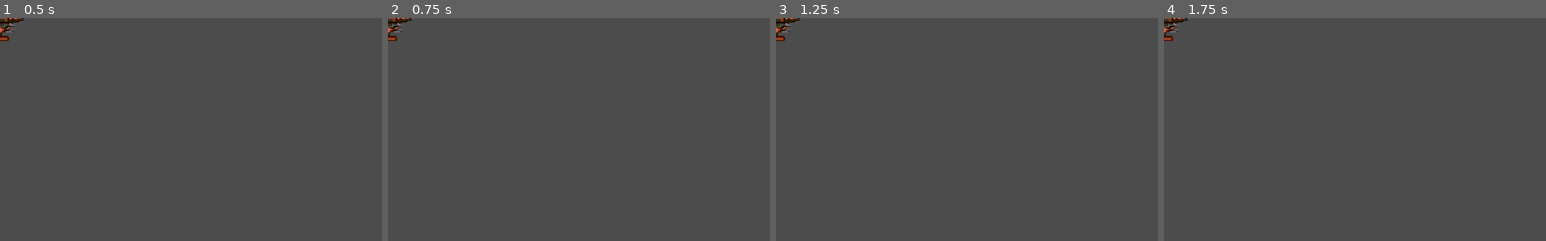
Above: before the commit, frames 1-4 (left to right).
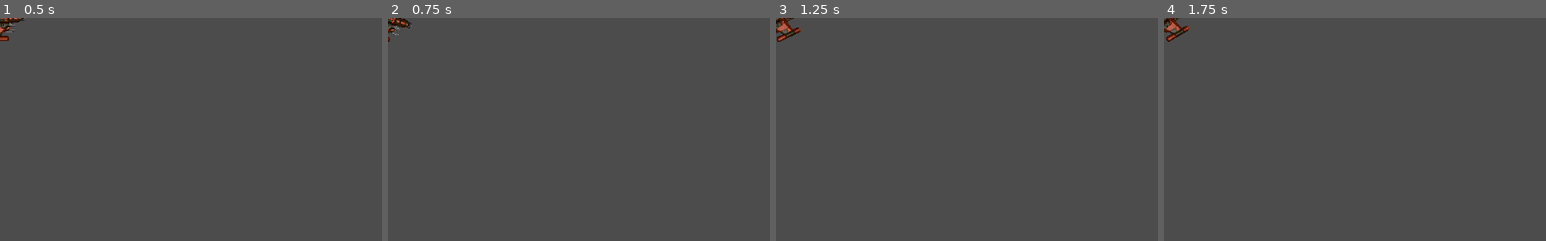
Above: after the commit, the same moments.

Repository: ivoshet/start-sheep
Game: Godot game, scene res://Player/Player.tscn
Same seed, same stepped clock (60 frames per second), same inputs: the game is played once before the commit and once after it. Before the commit the project has no main scene; this scene is started directly in both runs.
Inputs:
- Up to frame 1 (0.5 s): no input
- Up to frame 2 (0.75 s): tap Enter at 0.5 s; hold Right (rotate_right) from 0.53 s (still down)
- Up to frame 3 (1.25 s): keep holding Right (rotate_right)
- Up to frame 4 (1.75 s): tap Space at 1.25 s; release Right (rotate_right) at 1.28 s; hold Left (rotate_left) from 1.28 s (still down)
The pictures show only the part of the screen within x 0-50%, y 0-50%; the shares and areas given below are measured in that part.

Frame 1 is identical in both runs. In frame 2, 0.3% of the frame differs, in the area x 0-7%, y 0-11%; in frame 3, 0.4%; in frame 4, 0.4%.

Commit message:
added space ship moving

Diff:
--- /dev/null
+++ b/Player/Player.gd
@@ -0,0 +1,56 @@
+#Player
+extends RigidBody2D
+
+# to create a finite state machine
+enum {INIT, ALIVE, INVULNERABLE, DEAD}
+var state = null
+
+export (int) var engine_power
+export (int) var spin_power
+
+# to need find what is linear dumb and angular dump, to need some experiments
+var thrust = Vector2()
+var rotation_dir = 0
+
+# screen size
+var screensize = Vector2()
+
+
+func _ready():
+#	initial state - ALIVE
+#	print(typeof(state))
+	change_state(ALIVE)
+	screensize = get_viewport().get_visible_rect().size
+
+
+func _process(delta):
+	get_input()
+
+func _physics_process(delta):
+	set_applied_force(thrust.rotated(rotation))
+	set_applied_torque(spin_power * rotation_dir)
+
+# the finite state machine
+func change_state(new_state):
+	match new_state:
+		INIT:
+			$CollisionShape2D.disabled = true
+		ALIVE:
+			$CollisionShape2D.disabled = false
+		INVULNERABLE:
+			$CollisionShape2D.disabled = true
+		DEAD:
+			$CollisionShape2D.disabled = true
+	state = new_state
+
+func get_input():
+	thrust = Vector2()
+	if state in [DEAD, INIT]:
+		return
+	if Input.is_action_pressed("thrust"):
+		thrust = Vector2(engine_power, 0)
+	rotation_dir = 0
+	if Input.is_action_pressed("rotate_right"):
+		rotation_dir += 1
+	if Input.is_action_pressed('rotate_left'):
+		rotation_dir -= 1
--- a/Player/Player.tscn
+++ b/Player/Player.tscn
@@ -1,14 +1,20 @@
-[gd_scene load_steps=3 format=2]
+[gd_scene load_steps=4 format=2]
 
 [ext_resource path="res://assets/player_ship.png" type="Texture" id=1]
+[ext_resource path="res://Player/Player.gd" type="Script" id=2]
 
 [sub_resource type="CircleShape2D" id=1]
 radius = 33.0
 
 [node name="Player" type="RigidBody2D"]
+linear_damp = 1.0
+angular_damp = 5.0
+script = ExtResource( 2 )
 __meta__ = {
 "_edit_group_": true
 }
+engine_power = 500
+spin_power = 15000
 
 [node name="Sprite" type="Sprite" parent="."]
 rotation = 1.5708
--- a/project.godot
+++ b/project.godot
@@ -11,7 +11,7 @@
 [application]
 
 config/name="Star Ships"
-run/main_scene="res://Node.tscn"
+run/main_scene="res://Player/Player.tscn"
 config/icon="res://icon.png"
 
 [input]
